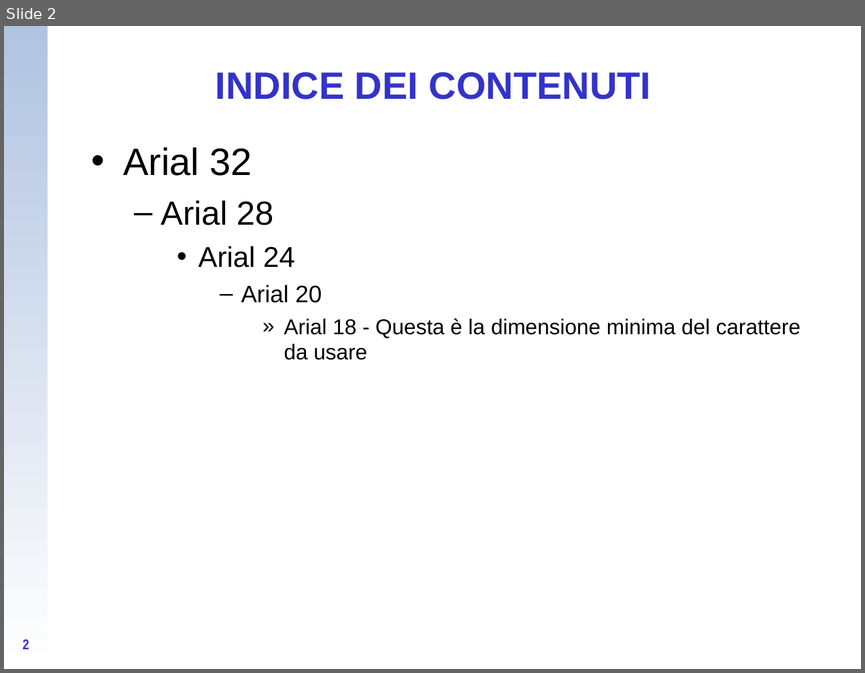
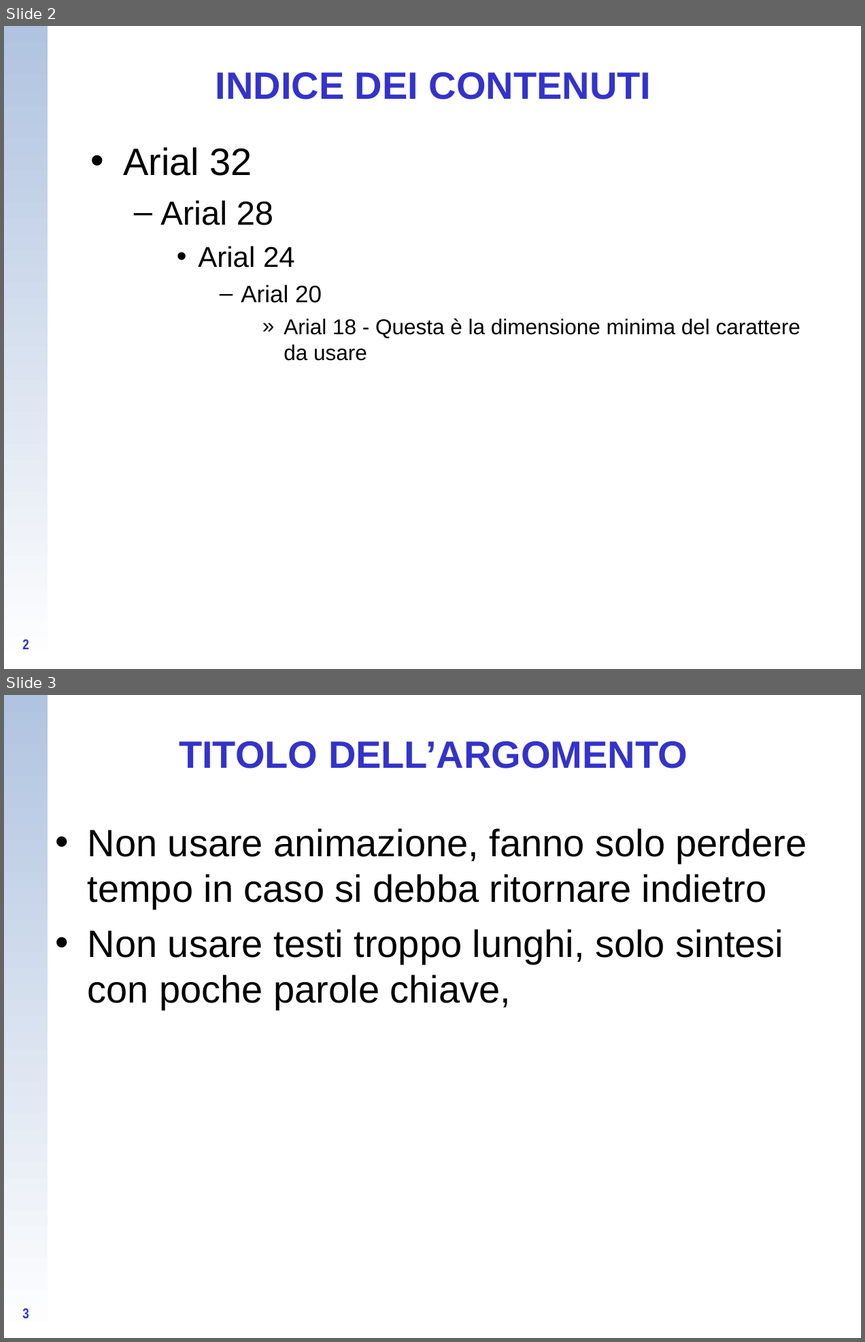
Before and after one commit to CampelloManuel/progetto-esame, a slide deck: tesina/Presentazione_tipo_Energia (te ne ho salvata una copia fusco, sei libero di usarla).ppt. Shown one above the other, each under a label of ours: slide 2 before the commit, slides 2 and 3 after it. The pictures are 865x673 and 865x1342 pixels, drawn with LibreOffice and Linux fonts; fonts in the diff are those of the drawing; background and template pictures are left out. Boxes give left, top, right and bottom in pixels: in the first picture for what was removed or moved away, otherwise in the second. Text is boxed around its words. In the diff, an @@ line names an element or a change of style, - is before the commit and + after.

```diff
--- a/tesina/Presentazione_tipo_Energia (te ne ho salvata una copia fusco, sei libero di usarla).ppt
+++ b/tesina/Presentazione_tipo_Energia (te ne ho salvata una copia fusco, sei libero di usarla).ppt
@@ slide 3 added at (4, 695, 861, 1338), background #FFFFFF; not listed: 1 template element that a slide beside it also shows @@
@@ title added at (179, 741, 687, 768), 32 pt, text #3333CC, bold @@
+TITOLO DELL’ARGOMENTO
@@ text added at (88, 828, 807, 1010), 32 pt, text #000000 @@
+• Non usare animazione, fanno solo perdere tempo in caso si debba ritornare indietro
+• Non usare testi troppo lunghi, solo sintesi con poche parole chiave,
@@ page number added at (22, 1308, 29, 1318), 12 pt, text #3333CC, bold @@
+3
```
Also in this commit, not shown: 1 slide changed, 1 other slide added, 7 slides removed, 3 other files.
